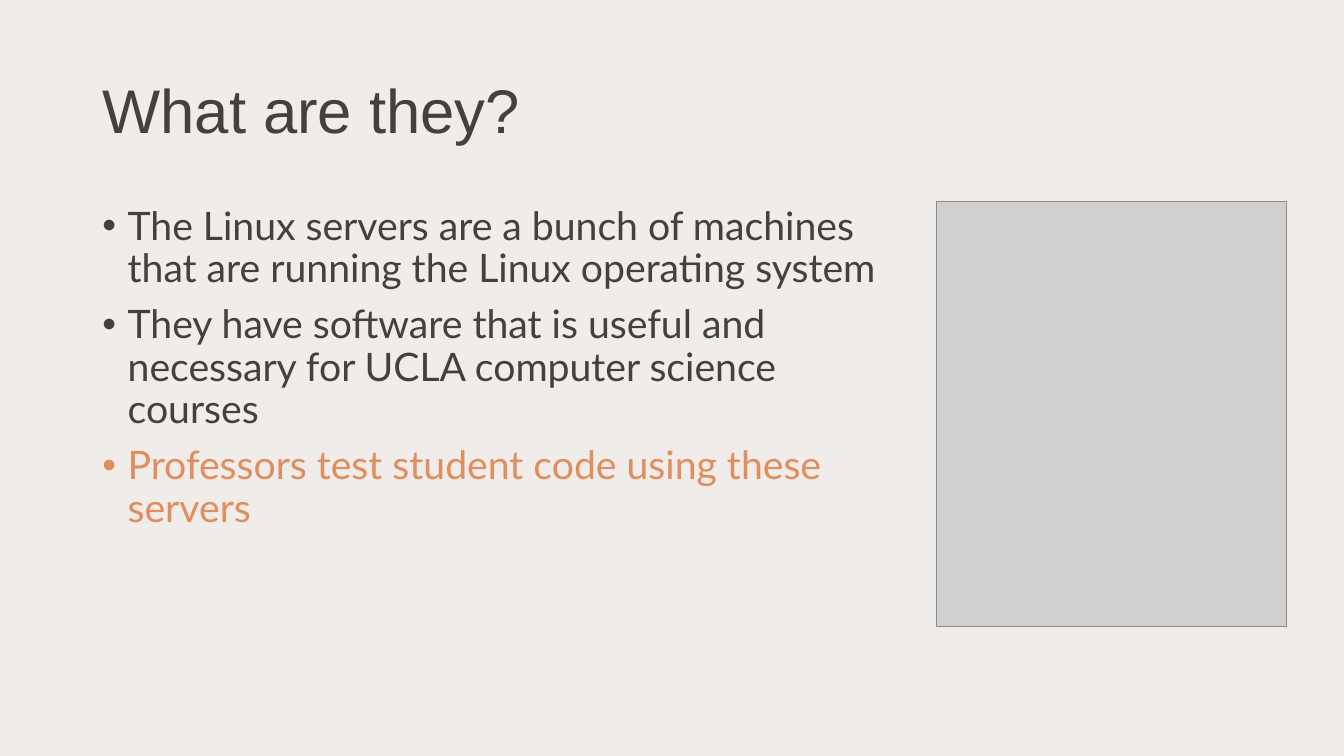
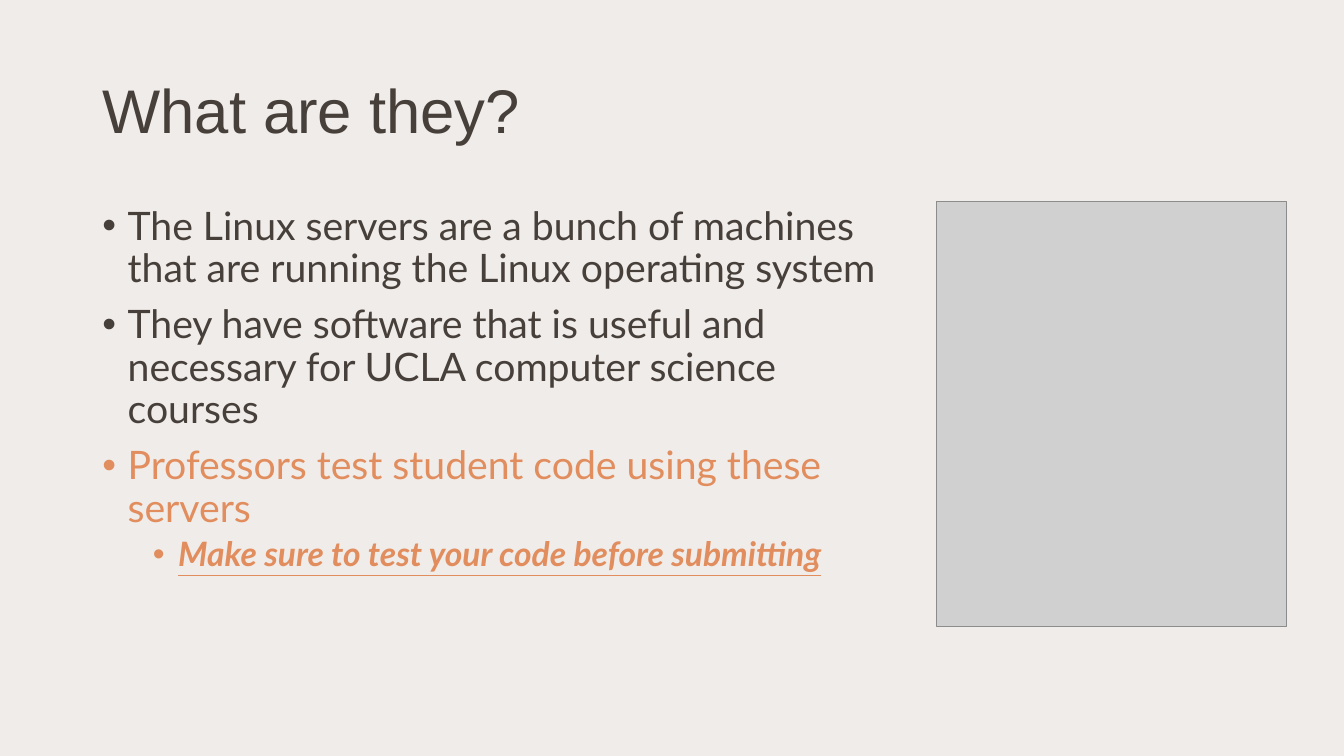
Before and after one commit to kyleromero98/Code-Camp, a slide deck: slide 2 of Week-3/Using the Linux Servers.pptx. Drawn at 1344x756 pixels with LibreOffice and Linux fonts; fonts in the diff are those of the drawing; grey boxes stand for pictures. Boxes give left, top, right and bottom in pixels: in the first picture for what was removed or moved away, otherwise in the second. Text is boxed around its words. In the diff, an @@ line names an element or a change of style, - is before the commit and + after.

```diff
--- a/Week-3/Using the Linux Servers.pptx
+++ b/Week-3/Using the Linux Servers.pptx
@@ text at [178, 541, 821, 572]: paragraph added @@
+  • Make sure to test your code before submitting
```
Also in this commit, not shown: 4 other slides changed, 8 slides added.
